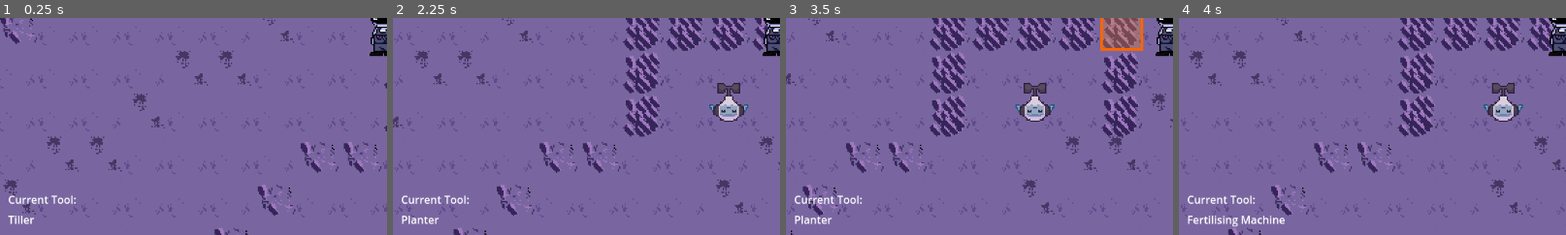
Above: before the commit, frames 1-4 (left to right).
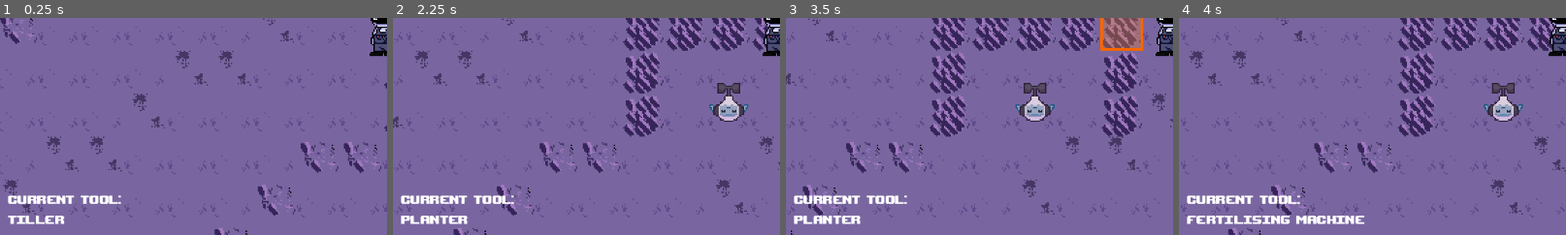
Above: after the commit, the same moments.

Repository: DevFTB/Moonbeam-Meadows
Game: Godot game, scene res://Level/moon.tscn
Same seed, same stepped clock (60 frames per second), same inputs: the game is played once before the commit and once after it.
Inputs (mouse positions are % of the whole screen's width and height, from its top left):
- Up to frame 1 (0.25 s): no input
- Up to frame 2 (2.25 s): tap Enter at 0.5 s; move the mouse to (72, 45) at 0.52 s; hold D (move_right) 0.53-1.25 s; hold E (interact) 0.53-1.25 s; click (72, 45) at 0.67 s; drag from (30, 55) to (54, 28) at 1.27 s; tap Space at 2 s; move the mouse to (60, 28) at 2.02 s; hold D (move_right) from 2.03 s (still down); hold 2 (select_tool2) from 2.03 s (still down); click (60, 28) at 2.17 s
- Up to frame 3 (3.5 s): release D (move_right) at 2.75 s; release 2 (select_tool2) at 2.75 s; drag from (45, 70) to (2, 28) at 2.77 s
- Up to frame 4 (4 s): move the mouse to (80, 65) at 3.52 s; hold A (move_left) from 3.53 s (still down); hold 4 (select_tool4) from 3.53 s (still down); click (80, 65) at 3.67 s
The pictures show only the part of the screen within x 0-50%, y 50-100%; the shares and areas given below are measured in that part.

The runs differ from the first frame. In frame 1, 1.3% of the frame differs, in the area x 2-32%, y 81-96%; in frame 2, 1.4%; in frame 3, 1.4%; in frame 4, 2.3%, in the area x 2-48%, y 81-97%.

Commit message:
ui improvements

Diff:
--- a/Level/Energy Station/robot_list_tile.tscn
+++ b/Level/Energy Station/robot_list_tile.tscn
@@ -14,10 +14,15 @@
 script = ExtResource("1_2g4oq")
 
 [node name="RobotIcon" type="TextureRect" parent="."]
-custom_minimum_size = Vector2(100, 100)
-layout_mode = 2
-offset_right = 100.0
-offset_bottom = 100.0
+custom_minimum_size = Vector2(90, 90)
+layout_mode = 1
+anchors_preset = 4
+anchor_top = 0.5
+anchor_bottom = 0.5
+offset_left = 5.0
+offset_top = -45.0
+offset_right = 95.0
+offset_bottom = 45.0
 grow_vertical = 2
 size_flags_horizontal = 3
 texture = SubResource("AtlasTexture_mstbw")
--- /dev/null
+++ b/Level/ErrorPassLabel.gd
@@ -0,0 +1,19 @@
+extends Label
+
+@export var error_text = ""
+@export var error_settings : LabelSettings
+
+@export var pass_text = ""
+@export var pass_settings : LabelSettings
+
+@export var is_error : bool = false
+
+func show_text(errored: bool = true):
+	is_error = errored
+	if errored:
+		text = error_text
+		label_settings = error_settings
+	else:
+		text = pass_text
+		label_settings = pass_settings
+	pass
--- a/Level/moon.tscn
+++ b/Level/moon.tscn
@@ -15,6 +15,7 @@
 [ext_resource type="Texture2D" uid="uid://duwmw3oitb6i5" path="res://GUI/selection_marker.png" id="11_8edbx"]
 [ext_resource type="Script" path="res://Level/Quests/QuestsGUI.gd" id="11_725wh"]
 [ext_resource type="Texture2D" uid="uid://c46lapoj3kgt8" path="res://Level/Currency/unicoin_sprite.png" id="11_736ha"]
+[ext_resource type="FontFile" uid="uid://co884e118qm4h" path="res://GUI/upheavtt.ttf" id="12_4a7m6"]
 [ext_resource type="Script" path="res://GUI/SelectionMarker.gd" id="12_fbvmq"]
 [ext_resource type="PackedScene" uid="uid://c6jj0bvpw078h" path="res://Level/Quests/quest_display.tscn" id="12_nsnn6"]
 [ext_resource type="Script" path="res://Level/Currency/CurrencyGUI.gd" id="14_cssu7"]
@@ -30,6 +31,7 @@
 [ext_resource type="Texture2D" uid="uid://c2gmdstv82xv3" path="res://Level/Trade Station/trade_station.png" id="21_6af3s"]
 [ext_resource type="PackedScene" uid="uid://spk8mxahrjo3" path="res://Level/Energy Station/robot_list_tile.tscn" id="21_mjtxo"]
 [ext_resource type="SpriteFrames" uid="uid://mo5wyk85dbu8" path="res://Robots/WateringRobot/watering_robot_sprite_frames.tres" id="25_cbu3v"]
+[ext_resource type="Script" path="res://Level/ErrorPassLabel.gd" id="26_d32qs"]
 [ext_resource type="Script" path="res://Robots/WateringRobot.gd" id="29_ho6k8"]
 [ext_resource type="Resource" uid="uid://bhgci1lelg6mr" path="res://Robots/WateringRobot/water_robot_resource.tres" id="30_acke8"]
 [ext_resource type="Script" path="res://Level/Energy Station/EnergyStation.gd" id="31_d0ajy"]
@@ -92,6 +94,93 @@
 [sub_resource type="RectangleShape2D" id="RectangleShape2D_0saux"]
 size = Vector2(20, 14)
 
+[sub_resource type="StyleBoxFlat" id="StyleBoxFlat_ihevp"]
+bg_color = Color(0.611765, 0.584314, 0.721569, 1)
+border_width_bottom = 5
+border_color = Color(0.517647, 0.494118, 0.74902, 1)
+corner_radius_top_left = 4
+corner_radius_top_right = 4
+corner_radius_bottom_right = 4
+corner_radius_bottom_left = 4
+shadow_size = 4
+
+[sub_resource type="StyleBoxFlat" id="StyleBoxFlat_hwolf"]
+draw_center = false
+border_width_left = 5
+border_width_top = 5
+border_width_right = 5
+border_width_bottom = 5
+border_color = Color(0.839216, 0.858824, 0.992157, 1)
+corner_radius_top_left = 4
+corner_radius_top_right = 4
+corner_radius_bottom_right = 4
+corner_radius_bottom_left = 4
+shadow_size = 4
+
+[sub_resource type="StyleBoxFlat" id="StyleBoxFlat_geu22"]
+bg_color = Color(0.6, 0.415686, 0.992157, 1)
+border_width_left = 5
+border_width_top = 5
+border_width_right = 5
+border_width_bottom = 5
+corner_radius_top_left = 4
+corner_radius_top_right = 4
+corner_radius_bottom_right = 4
+corner_radius_bottom_left = 4
+shadow_size = 4
+
+[sub_resource type="StyleBoxFlat" id="StyleBoxFlat_g7c6f"]
+bg_color = Color(0.556863, 0.329412, 0.976471, 1)
+border_width_bottom = 5
+border_color = Color(0.262745, 0.219608, 0.745098, 1)
+corner_radius_top_left = 4
+corner_radius_top_right = 4
+corner_radius_bottom_right = 4
+corner_radius_bottom_left = 4
+shadow_size = 4
+
+[sub_resource type="StyleBoxFlat" id="StyleBoxFlat_3x873"]
+bg_color = Color(0.482353, 0.156863, 0.917647, 1)
+border_width_left = 2
+border_width_top = 2
+border_width_right = 2
+border_width_bottom = 6
+border_color = Color(0.196078, 0.156863, 0.584314, 1)
+corner_radius_top_left = 4
+corner_radius_top_right = 4
+corner_radius_bottom_right = 4
+corner_radius_bottom_left = 4
+shadow_size = 4
+
+[sub_resource type="StyleBoxFlat" id="StyleBoxFlat_jmx2m"]
+bg_color = Color(0.368627, 0.615686, 0.72549, 0.392157)
+border_width_left = 8
+border_width_top = 8
+border_width_right = 8
+border_width_bottom = 8
+border_color = Color(0.458824, 0.513726, 0.898039, 1)
+corner_radius_top_left = 16
+corner_radius_top_right = 16
+corner_radius_bottom_right = 16
+corner_radius_bottom_left = 16
+shadow_size = 8
+
+[sub_resource type="Theme" id="Theme_lqq5a"]
+default_font = ExtResource("12_4a7m6")
+Button/font_sizes/font_size = 20
+Button/styles/disabled = SubResource("StyleBoxFlat_ihevp")
+Button/styles/focus = SubResource("StyleBoxFlat_hwolf")
+Button/styles/hover = SubResource("StyleBoxFlat_geu22")
+Button/styles/normal = SubResource("StyleBoxFlat_g7c6f")
+Button/styles/pressed = SubResource("StyleBoxFlat_3x873")
+Panel/styles/panel = SubResource("StyleBoxFlat_jmx2m")
+
+[sub_resource type="LabelSettings" id="LabelSettings_ykmqp"]
+font_size = 24
+
+[sub_resource type="LabelSettings" id="LabelSettings_7u08u"]
+font_size = 24
+
 [sub_resource type="LabelSettings" id="LabelSettings_5p3lh"]
 font_size = 48
 
@@ -113,6 +202,18 @@
 
 [sub_resource type="LabelSettings" id="LabelSettings_yxgws"]
 font_size = 48
+
+[sub_resource type="LabelSettings" id="LabelSettings_p54c1"]
+font_size = 24
+font_color = Color(0.85098, 0.298039, 0.247059, 1)
+outline_size = 5
+outline_color = Color(0, 0, 0, 1)
+
+[sub_resource type="LabelSettings" id="LabelSettings_lmxb2"]
+font_size = 24
+font_color = Color(0.231373, 0.584314, 0.494118, 1)
+outline_size = 5
+outline_color = Color(0, 0, 0, 1)
 
 [sub_resource type="CircleShape2D" id="CircleShape2D_we5yd"]
 
@@ -215,6 +316,7 @@
 anchor_bottom = 1.0
 grow_horizontal = 2
 grow_vertical = 2
+theme = SubResource("Theme_lqq5a")
 script = ExtResource("10_yck4d")
 exclusive_gui_screens = Array[Control]([null, null])
 
@@ -234,11 +336,13 @@
 layout_mode = 2
 size_flags_vertical = 3
 text = "Current Tool:"
+label_settings = SubResource("LabelSettings_ykmqp")
 
 [node name="CurrentToolText" type="Label" parent="CanvasLayer/GUI/ToolGUI"]
 layout_mode = 2
 size_flags_vertical = 3
 text = "Tiller"
+label_settings = SubResource("LabelSettings_7u08u")
 
 [node name="OverscreenUI" type="Control" parent="CanvasLayer/GUI"]
 layout_mode = 1
@@ -650,15 +754,14 @@
 
 [node name="RobotDetails" type="VBoxContainer" parent="CanvasLayer/GUI/OverscreenUI/EnergyStationGUI"]
 layout_mode = 1
-anchors_preset = 6
+anchors_preset = 11
 anchor_left = 1.0
-anchor_top = 0.5
-anchor_right = 1.0
-anchor_bottom = 0.5
-offset_left = -674.0
-offset_top = -267.5
+anchor_right = 1.0
+anchor_bottom = 1.0
+offset_left = -631.0
+offset_top = 12.0
 offset_right = -15.0
-offset_bottom = 266.5
+offset_bottom = -15.0
 grow_horizontal = 0
 grow_vertical = 2
 
@@ -741,15 +844,6 @@
 grow_horizontal = 2
 text = "Editing Path"
 label_settings = SubResource("LabelSettings_yxgws")
-
-[node name="SaveButton" type="Button" parent="CanvasLayer/GUI/PathSelectionGUI"]
-custom_minimum_size = Vector2(100, 50)
-layout_mode = 0
-offset_left = 8.0
-offset_top = 11.0
-offset_right = 52.0
-offset_bottom = 42.0
-text = "Save"
 
 [node name="ClearButton" type="Button" parent="CanvasLayer/GUI/PathSelectionGUI"]
 custom_minimum_size = Vector2(100, 50)
@@ -765,6 +859,34 @@
 text = "Clear
 "
 
+[node name="VBoxContainer" type="VBoxContainer" parent="CanvasLayer/GUI/PathSelectionGUI"]
+layout_mode = 0
+offset_left = 11.0
+offset_top = 11.0
+offset_right = 111.0
+offset_bottom = 125.0
+
+[node name="SaveButton" type="Button" parent="CanvasLayer/GUI/PathSelectionGUI/VBoxContainer"]
+custom_minimum_size = Vector2(100, 50)
+layout_mode = 2
+text = "Save"
+
+[node name="Control" type="Control" parent="CanvasLayer/GUI/PathSelectionGUI/VBoxContainer"]
+custom_minimum_size = Vector2(0, 20)
+layout_mode = 2
+
+[node name="ErrorPassText" type="Label" parent="CanvasLayer/GUI/PathSelectionGUI/VBoxContainer"]
+layout_mode = 2
+text = "Path Invalid"
+label_settings = SubResource("LabelSettings_p54c1")
+horizontal_alignment = 1
+autowrap_mode = 2
+script = ExtResource("26_d32qs")
+error_text = "Path Invalid"
+error_settings = SubResource("LabelSettings_p54c1")
+pass_text = "Path Valid"
+pass_settings = SubResource("LabelSettings_lmxb2")
+
 [node name="SelectionMarker" type="Sprite2D" parent="." node_paths=PackedStringArray("player")]
 texture = ExtResource("11_8edbx")
 script = ExtResource("12_fbvmq")
@@ -797,7 +919,10 @@
 
 [node name="GridPathLine" type="Node2D" parent="."]
 script = ExtResource("19_gqpxo")
-colour = Color(0, 0.65098, 0, 1)
+line_colour = Color(0.341176, 0.729412, 0.647059, 1)
+tile_colour = Color(0.0431373, 0.588235, 0.305882, 1)
+tile_line_width = 2.0
+final_tile_colour = Color(0.290196, 0.411765, 0.8, 1)
 
 [node name="EditingCamera" type="Camera2D" parent="."]
 position = Vector2(416, 326)
@@ -809,5 +934,5 @@
 [connection signal="body_exited" from="Energy Station/InteractArea" to="Energy Station" method="_on_interact_area_body_exited"]
 [connection signal="tool_changed" from="Player" to="CanvasLayer/GUI/ToolGUI" method="_on_player_tool_changed"]
 [connection signal="pressed" from="CanvasLayer/GUI/OverscreenUI/EnergyStationGUI/RobotDetails/RobotActionButtonGrid/EditPathButton" to="CanvasLayer/GUI/OverscreenUI/EnergyStationGUI" method="_on_edit_path_button_pressed"]
-[connection signal="pressed" from="CanvasLayer/GUI/PathSelectionGUI/SaveButton" to="CanvasLayer/GUI/PathSelectionGUI" method="_on_save_button_pressed"]
 [connection signal="pressed" from="CanvasLayer/GUI/PathSelectionGUI/ClearButton" to="CanvasLayer/GUI/PathSelectionGUI" method="_on_clear_button_pressed"]
+[connection signal="pressed" from="CanvasLayer/GUI/PathSelectionGUI/VBoxContainer/SaveButton" to="CanvasLayer/GUI/PathSelectionGUI" method="_on_save_button_pressed"]
--- a/Robots/GridPathLine.gd
+++ b/Robots/GridPathLine.gd
@@ -1,11 +1,16 @@
 extends Node2D
 
 @export var points : PackedVector2Array
-@export var colour : Color
+
+@export var line_colour : Color
 @export var line_width = 5.0
 
-func set_points(points):
-	self.points = PackedVector2Array(points)
+@export var tile_colour : Color
+@export var tile_line_width = 5.0
+@export var final_tile_colour : Color
+
+func set_points(new_points):
+	self.points = PackedVector2Array(new_points)
 	queue_redraw()
 
 func _draw():
@@ -22,9 +27,9 @@
 			var p2_1 = p2 + perpendicular_vec * line_width / 2
 			var p2_2 = p2 - perpendicular_vec * line_width / 2
 
-			draw_colored_polygon(PackedVector2Array([p1_1, p1_2, p2_2, p2_1]), colour)
+			draw_colored_polygon(PackedVector2Array([p1_1, p1_2, p2_2, p2_1]), line_colour)
 
-			draw_rect(Rect2(p1 - Vector2(16,16), Vector2(32,32)), colour, false)
+			draw_rect(Rect2(p1 - Vector2(16,16), Vector2(32,32)), tile_colour, false, tile_line_width)
 
-		draw_rect(Rect2(points[points.size() - 1] - Vector2(16,16), Vector2(32,32)), Color.BLUE, false, 3)
+		draw_rect(Rect2(points[points.size() - 1] - Vector2(16,16), Vector2(32,32)), final_tile_colour, false, tile_line_width)
 	pass
--- a/Robots/PathSelectionGUI.gd
+++ b/Robots/PathSelectionGUI.gd
@@ -56,6 +56,8 @@
 	if event is InputEventMouseButton:
 		if event.button_index == MOUSE_BUTTON_LEFT:
 			dragging = event.pressed
+			$VBoxContainer/ErrorPassText.show_text(not is_path_valid())
+			$VBoxContainer/SaveButton.disabled = not is_path_valid() or grid_positions.size() == 0
 		pass
 	elif event is InputEventMouseMotion:
 		var mouse_pos = player.get_global_mouse_position()
@@ -82,13 +84,24 @@
 func _on_save_button_pressed():
 	if is_path_valid():
 		current_robot.set_path(grid_positions)
-		editing_camera.disable()
-		finished_editing.emit()
-		player.frozen = false
-		self.visible = false
-		grid_path_line.visible = false
+		close_gui()
+	else:
+		if grid_positions.size() == 0:
+			close_gui()
+		else:
+			print("invalid path")
 
 	pass # Replace with function body.
+
+
+func close_gui():
+	editing_camera.disable()
+	finished_editing.emit()
+	player.frozen = false
+	self.visible = false
+	grid_path_line.visible = false
+
+	pass
 
 
 func _on_clear_button_pressed():
Binary file added: GUI/upheavtt.ttf
Not shown, added: GUI/upheavtt.ttf.import
Not shown: 1 places in Level/moon.tscn that only renumber resources
